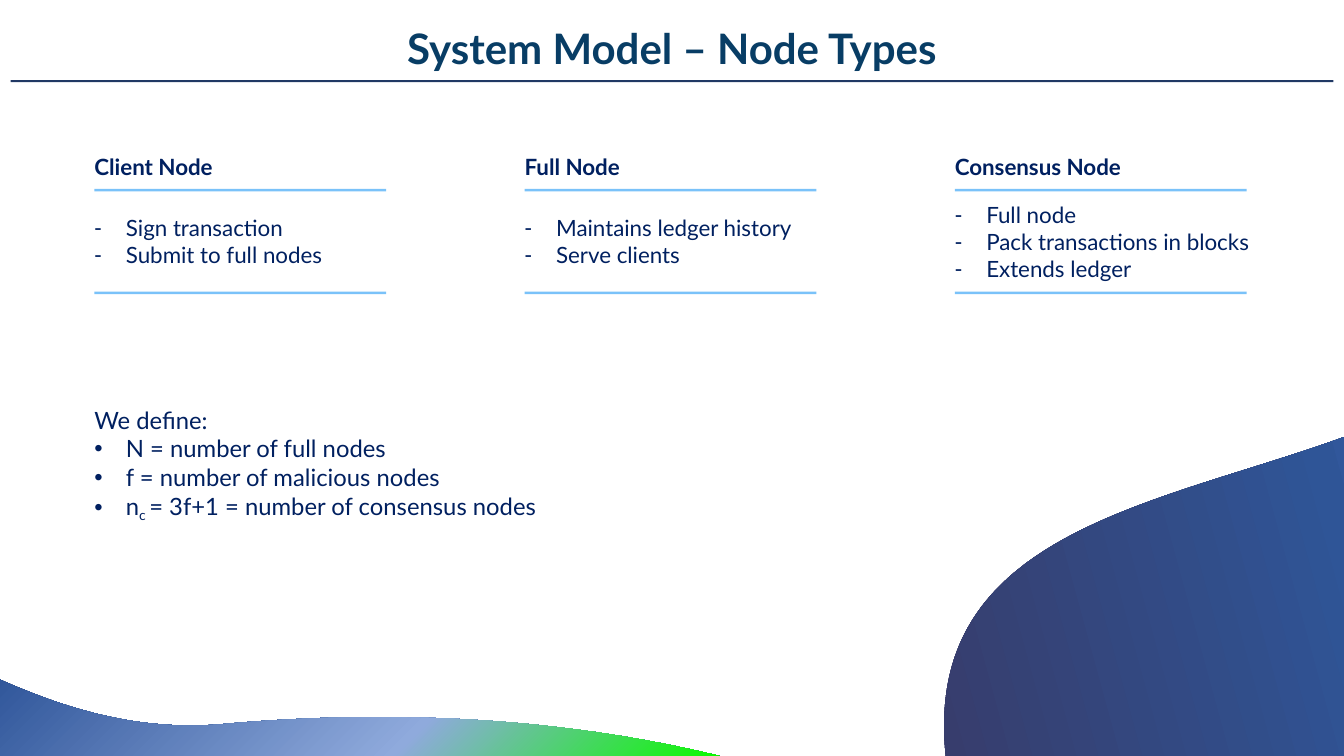
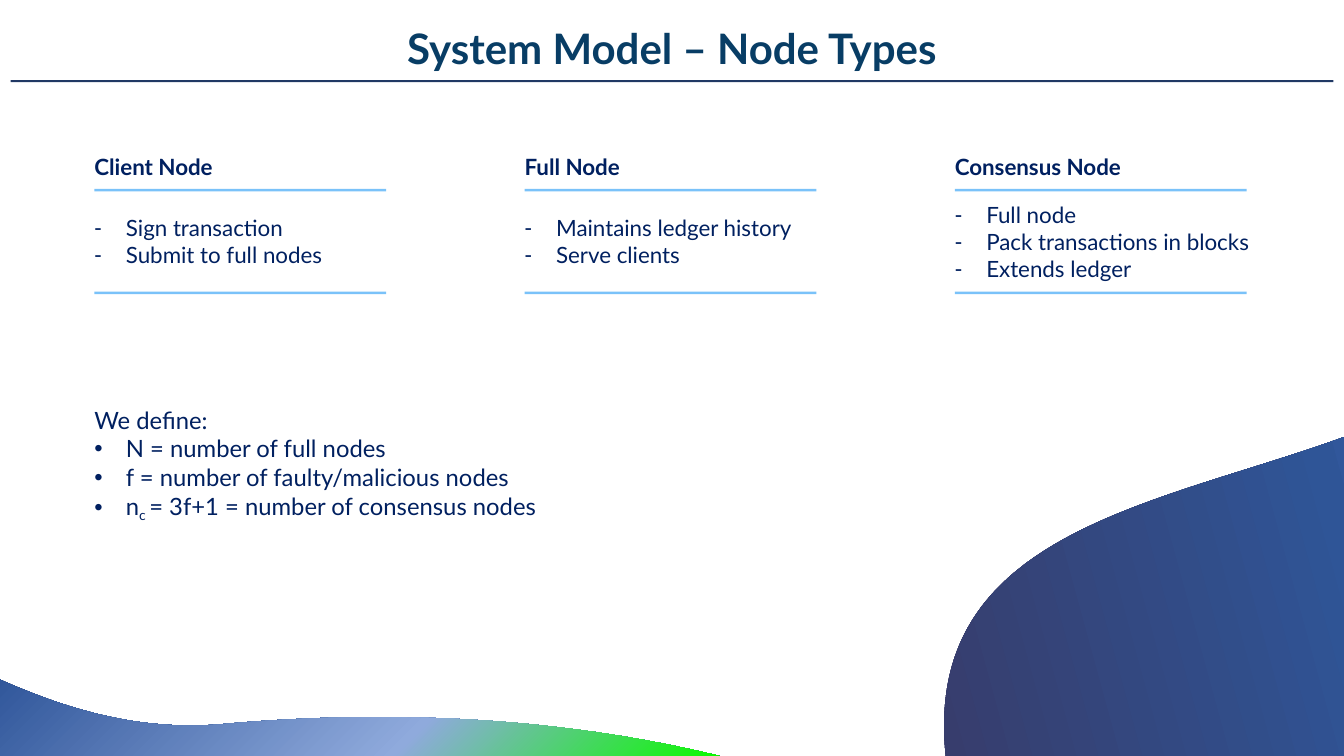
Before and after one commit to MerloSimone/DistributedSystems, a slide deck: slide 8 of PresentationDS.pptx (slide 5 before the commit). Drawn at 1344x756 pixels with LibreOffice and Linux fonts; fonts in the diff are those of the drawing. Boxes give left, top, right and bottom in pixels: in the first picture for what was removed or moved away, otherwise in the second. Text is boxed around its words. In the diff, an @@ line names an element or a change of style, - is before the commit and + after.

```diff
--- a/PresentationDS.pptx
+++ b/PresentationDS.pptx
@@ text at (126,468,509,490): text changed @@
-• f = number of malicious nodes
+• f = number of faulty/malicious nodes
```
Also in this commit, not shown: 6 other slides changed, 7 slides added.
